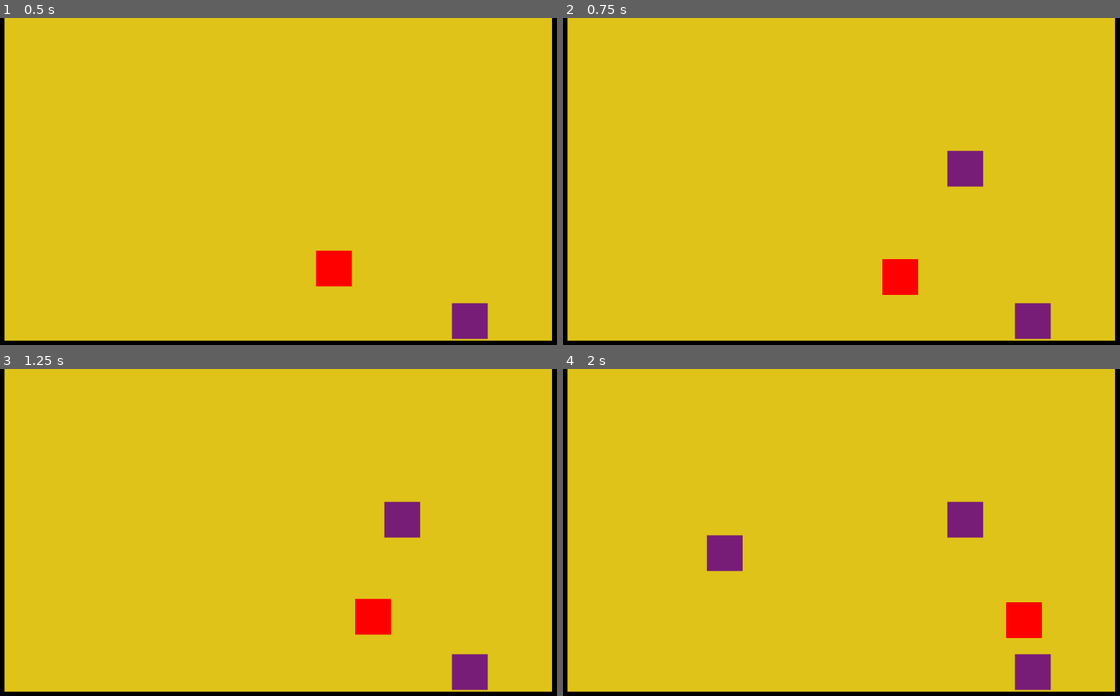
Above: before the commit, frames 1-4 (two rows, left to right).
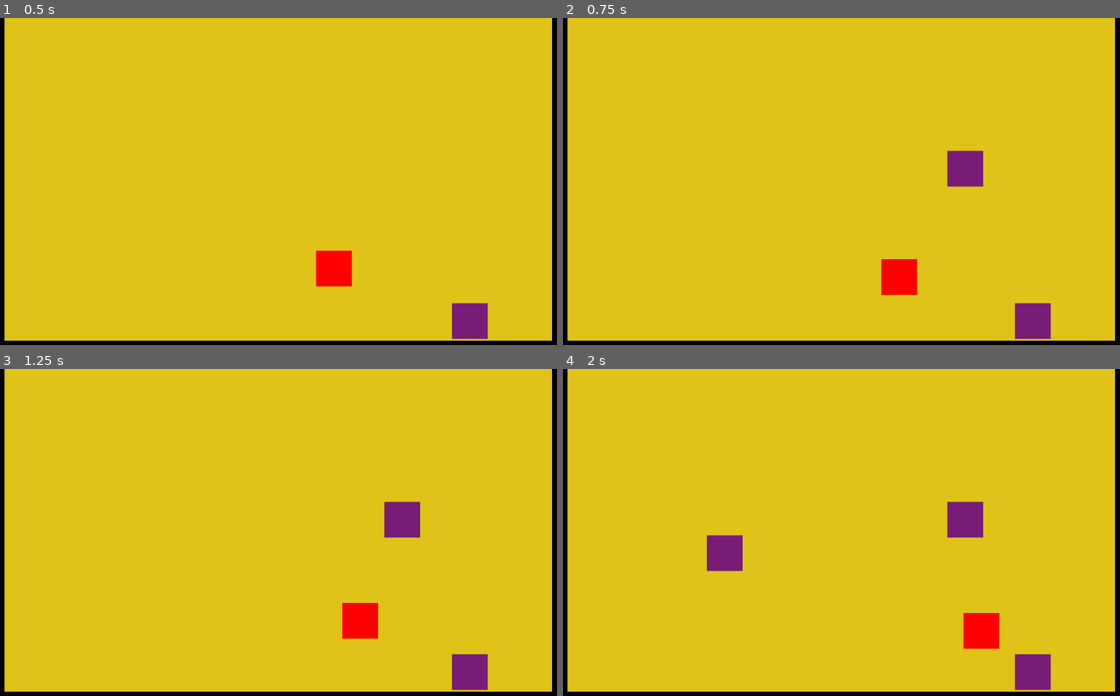
Above: after the commit, the same moments.

Repository: devmcclu/ESCAPE-A-Game-of-Boxes
Game: Godot game, scene res://Main.tscn
The game is run twice, just before and just after one commit, with the same random seed, the same clock (stepped at 60 frames per second) and the same inputs.
Inputs (mouse positions are in pixels of both pictures, inside the frame that each line leads up to):
- Up to frame 1 (0.5 s): no input
- Up to frame 2 (0.75 s): move the mouse to (964, 168) at 0.52 s; hold D (player_right) from 0.53 s (still down); click (964, 168) at 0.6 s
- Up to frame 3 (1.25 s): keep holding D (player_right); tap Space (player_jump) at 0.77 s
- Up to frame 4 (2 s): move the mouse to (724, 552) at 1.27 s; release D (player_right) at 1.28 s; hold S (player_down) from 1.28 s (still down); click (724, 552) at 1.35 s; tap Space (player_jump) at 1.52 s

Frame 1 is identical in both runs. In frame 2, less than 0.1% of the frame differs, in the area x 57-64%, y 73-85%; in frame 3, 0.6%; in frame 4, 1.4%, in the area x 71-86%, y 71-86%.

Commit message:
Add floors resetting jump

Diff:
--- a/Main.tscn
+++ b/Main.tscn
@@ -5,7 +5,7 @@
 [ext_resource path="res://wall.tscn" type="PackedScene" id=3]
 [ext_resource path="res://block.tscn" type="PackedScene" id=4]
 
-[node name="Main" type="Node" index="0"]
+[node name="Main" type="Node"]
 
 [node name="background" type="Sprite" parent="." index="0"]
 
@@ -16,7 +16,9 @@
 
 [node name="player" parent="." index="1" instance=ExtResource( 2 )]
 
-[node name="wall" parent="." index="2" instance=ExtResource( 3 )]
+[node name="wall" parent="." index="2" groups=[
+"floor",
+] instance=ExtResource( 3 )]
 
 position = Vector2( 514.241, 609.514 )
 scale = Vector2( 17.3557, 1 )
--- a/block.tscn
+++ b/block.tscn
@@ -7,7 +7,9 @@
 custom_solver_bias = 0.0
 extents = Vector2( 31.8153, 32.0937 )
 
-[node name="block" type="RigidBody2D"]
+[node name="block" type="RigidBody2D" groups=[
+"floor",
+]]
 
 input_pickable = false
 collision_layer = 1
--- a/player.gd
+++ b/player.gd
@@ -5,7 +5,7 @@
 # var b = "textvar"
 
 var speed = 5
-var jump_height = 150
+var jump_height = 200
 var is_jumping = false
 
 func _ready():
@@ -44,3 +44,9 @@
 	print("done")
 	self.is_jumping = false
 	pass # replace with function body
+
+
+func _on_player_body_entered(body):
+	print("floor")
+	self.is_jumping = false
+	pass # replace with function body
--- a/player.tscn
+++ b/player.tscn
@@ -8,21 +8,21 @@
 custom_solver_bias = 0.0
 extents = Vector2( 31.9565, 32.0836 )
 
-[node name="player" type="RigidBody2D"]
+[node name="player" type="RigidBody2D" index="0"]
 
 position = Vector2( 615.15, 437.44 )
 input_pickable = false
 collision_layer = 1
 collision_mask = 1
 mode = 2
-mass = 1.0
+mass = 1.5
 friction = 1.0
 bounce = 0.0
 gravity_scale = 1.0
 custom_integrator = false
 continuous_cd = 0
-contacts_reported = 0
-contact_monitor = false
+contacts_reported = 1
+contact_monitor = true
 sleeping = false
 can_sleep = true
 linear_velocity = Vector2( 0, 0 )
@@ -50,4 +50,6 @@
 one_shot = true
 autostart = false
 
+[connection signal="body_entered" from="." to="." method="_on_player_body_entered"]
+
 [connection signal="timeout" from="Timer" to="." method="_on_Timer_timeout"]
